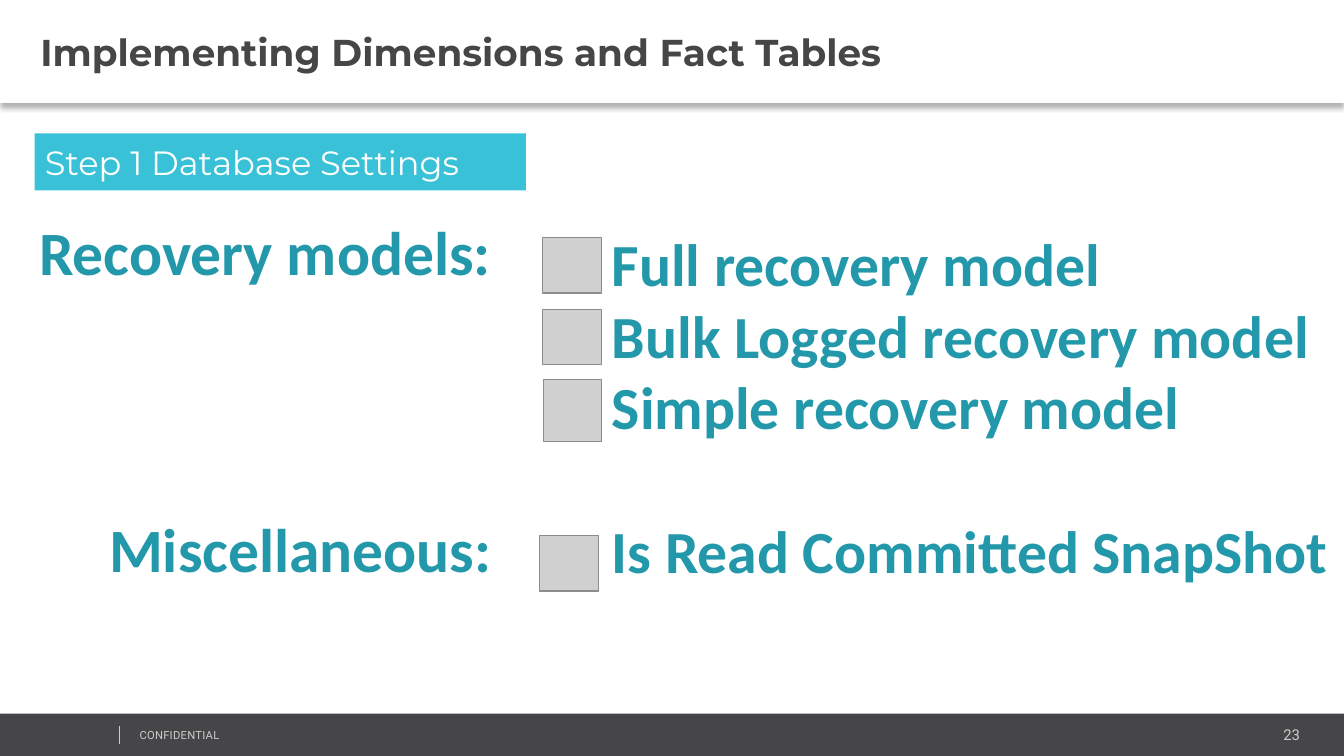
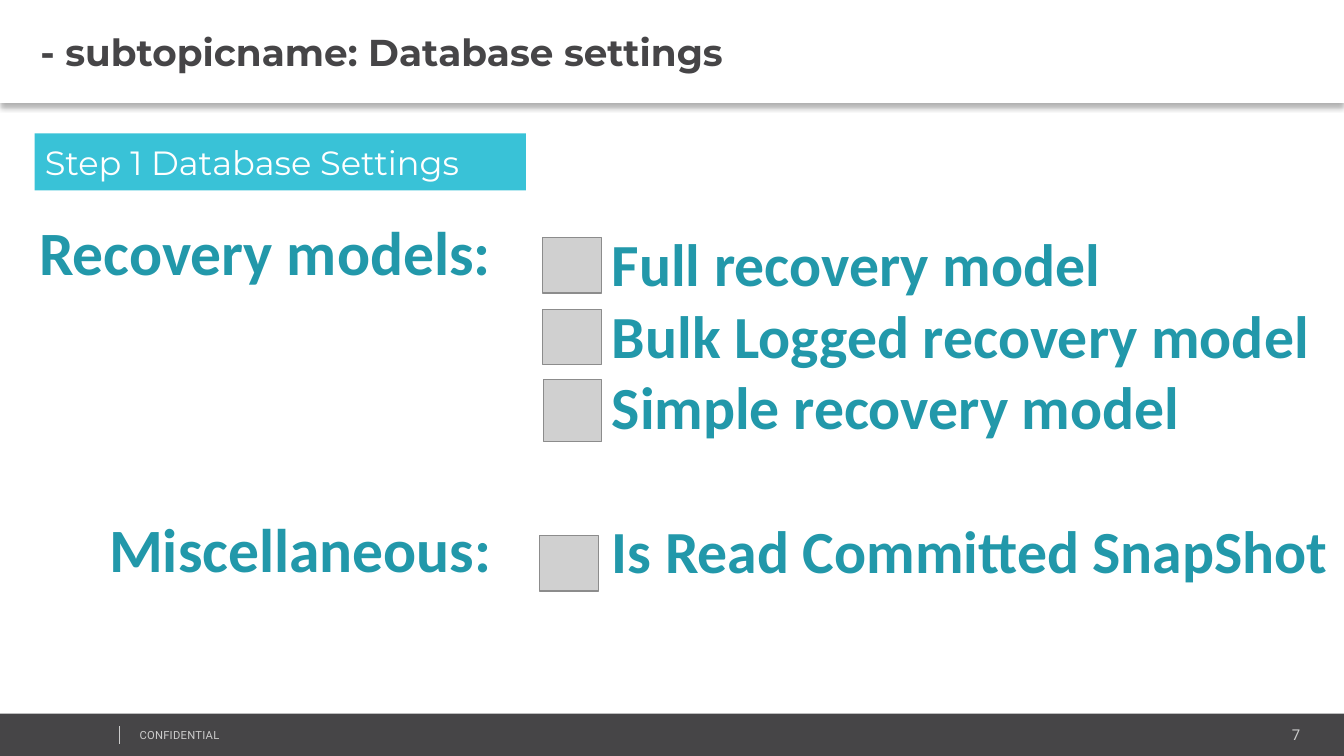
Before and after one commit to AndreyQC/MSBI.Lab, a slide deck: slide 7 of MSBI.Lecture.13/MSBI.Dev.S19E13.pptx (slide 23 before the commit). Drawn at 1344x756 pixels with LibreOffice and Linux fonts; fonts in the diff are those of the drawing; grey boxes stand for pictures; background and template pictures are left out. Boxes give left, top, right and bottom in pixels: in the first picture for what was removed or moved away, otherwise in the second. Text is boxed around its words. In the diff, an @@ line names an element or a change of style, - is before the commit and + after.

```diff
--- a/MSBI.Lecture.13/MSBI.Dev.S19E13.pptx
+++ b/MSBI.Lecture.13/MSBI.Dev.S19E13.pptx
@@ text at [65, 36, 723, 74]: text changed @@
-Implementing Dimensions and Fact Tables
+- subtopicname: Database settings
@@ page number at [1292, 729, 1300, 740]: text changed @@
-23
+7
```
Also in this commit, not shown: 4 other slides changed, 20 slides added, 23 slides removed, 22 other files.
